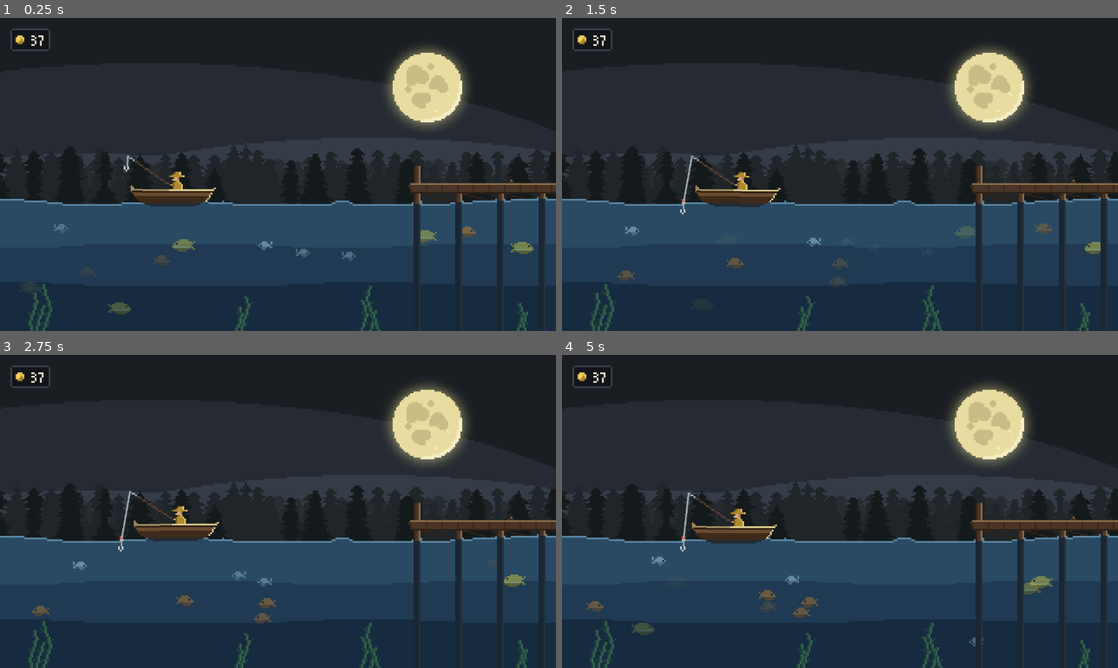
Above: before the commit, frames 1-4 (two rows, left to right).
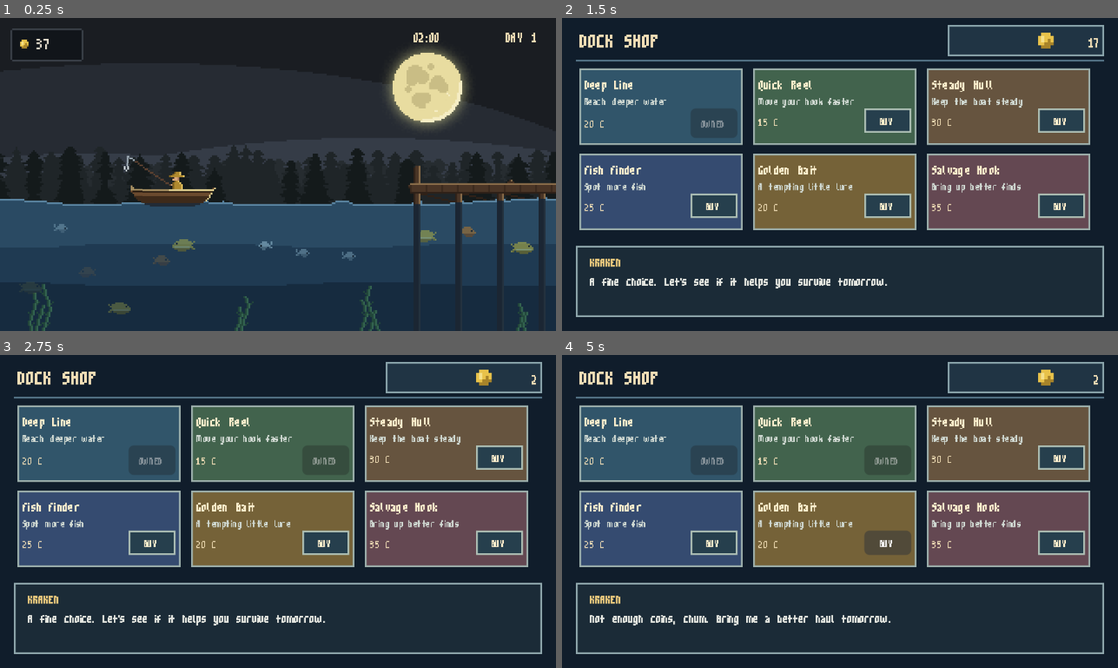
Above: after the commit, the same moments.

Repository: MarkusTLU/fish-or-die
Game: Godot game, scene res://main.tscn
The game is run twice, just before and just after one commit, with the same random seed, the same clock (stepped at 60 frames per second) and the same inputs.
Inputs (mouse positions are in pixels of both pictures, inside the frame that each line leads up to):
- Up to frame 1 (0.25 s): no input
- Up to frame 2 (1.5 s): tap Enter (ui_accept) at 0.5, 0.77 s; hold Up (ui_up) 0.53-1.25 s; tap Space at 0.6 s; tap U at 0.8 s; click (712, 121) at 1.25 s, where only the run after the commit has a clickable "BUY"
- Up to frame 3 (2.75 s): click (328, 458) at 2 s, where only the run after the commit has a clickable "BUY"
- Up to frame 4 (5 s): click (1062, 458) at 2.75 s, where only the run after the commit has a clickable "BUY"; click (712, 542) at 3.5 s, where only the run after the commit has a clickable "BUY"; click (890, 542) at 4.25 s, where only the run after the commit has a clickable "BUY"

The runs differ from the first frame. In frame 1, 0.5% of the frame differs, in the area x 1-97%, y 3-14%; in frame 2, 65%; in frame 3, 65%; in frame 4, 66%, in the area x 0-100%, y 2-100%.

Commit message:
Add fishing minigame, upgrade shop, and day HUD
- Add a timing-based fishing challenge with a fixed green target and moving marker
- Scale target size and marker speed with fish value
- Award coins for catches and sync the HUD and shop counters
- Add a six-card upgrade shop that opens at the end of each two-minute day
- Add a day counter and countdown timer to the HUD
- Keep U as a shortcut for testing the shop

Diff:
--- a/main.tscn
+++ b/main.tscn
@@ -21,6 +21,9 @@
 [ext_resource type="FontFile" uid="uid://cbittsoiqjv5d" path="res://art/ui/m3x6.ttf" id="16_2cqfq"]
 [ext_resource type="Script" path="res://scripts/fish_school.gd" id="20_fish_school"]
 [ext_resource type="Texture2D" path="res://art/ui/paneel.png" id="21_panel"]
+[ext_resource type="Script" path="res://scripts/upgrade_store.gd" id="22_store"]
+[ext_resource type="Script" path="res://scripts/fishing_minigame.gd" id="23_minigame"]
+[ext_resource type="Script" path="res://scripts/day_hud.gd" id="24_day_hud"]
 
 [sub_resource type="StyleBoxTexture" id="StyleBoxTexture_jr6nt"]
 content_margin_left = 3.0
@@ -125,23 +128,35 @@
 [node name="PanelContainer" type="PanelContainer" parent="UI" unique_id=957246023]
 offset_left = 6.0
 offset_top = 6.0
-offset_right = 14.0
-offset_bottom = 12.0
+offset_right = 48.0
+offset_bottom = 25.0
 theme_override_styles/panel = SubResource("StyleBoxTexture_jr6nt")
 
 [node name="HBoxContainer" type="HBoxContainer" parent="UI/PanelContainer" unique_id=1988059988]
 layout_mode = 2
+theme_override_constants/separation = 2
 
 [node name="TextureRect" type="TextureRect" parent="UI/PanelContainer/HBoxContainer" unique_id=1223691404]
 layout_mode = 2
+custom_minimum_size = Vector2(10, 10)
 size_flags_vertical = 4
 texture = ExtResource("15_2cqfq")
 stretch_mode = 3
 
 [node name="Label" type="Label" parent="UI/PanelContainer/HBoxContainer" unique_id=1369602693]
 layout_mode = 2
+custom_minimum_size = Vector2(24, 12)
 theme_override_colors/font_color = Color(0.9098039, 0.8784314, 0.8156863, 1)
 theme_override_fonts/font = SubResource("FontVariation_qlure")
 theme_override_font_sizes/font_size = 16
 text = "37"
 vertical_alignment = 1
+
+[node name="DayHUD" type="Control" parent="UI"]
+script = ExtResource("24_day_hud")
+
+[node name="UpgradeStore" type="Control" parent="UI"]
+script = ExtResource("22_store")
+
+[node name="FishingMinigame" type="Control" parent="UI"]
+script = ExtResource("23_minigame")
--- /dev/null
+++ b/scripts/day_hud.gd
@@ -0,0 +1,62 @@
+extends Control
+
+const FONT = preload("res://art/ui/m3x6.ttf")
+
+@export_range(15.0, 600.0, 15.0) var day_length_seconds := 120.0
+
+@onready var shop = get_node("../UpgradeStore")
+@onready var fishing_minigame = get_node("../FishingMinigame")
+
+var day_number := 1
+var time_remaining := 0.0
+var waiting_for_shop := false
+var day_label: Label
+var timer_label: Label
+
+func _ready() -> void:
+	set_anchors_and_offsets_preset(Control.PRESET_FULL_RECT)
+	mouse_filter = Control.MOUSE_FILTER_IGNORE
+	time_remaining = day_length_seconds
+	timer_label = make_label("02:00", Vector2(210, 4), Vector2(44, 18))
+	timer_label.horizontal_alignment = HORIZONTAL_ALIGNMENT_RIGHT
+	day_label = make_label("DAY 1", Vector2(260, 4), Vector2(50, 18))
+	day_label.horizontal_alignment = HORIZONTAL_ALIGNMENT_RIGHT
+	add_child(day_label)
+	add_child(timer_label)
+	shop.shop_closed.connect(_on_shop_closed)
+	update_hud()
+
+func _process(delta: float) -> void:
+	if waiting_for_shop or shop.visible or fishing_minigame.visible:
+		return
+	time_remaining = maxf(0.0, time_remaining - delta)
+	update_hud()
+	if time_remaining <= 0.0:
+		waiting_for_shop = true
+		timer_label.text = "00:00"
+		shop.open_for_end_of_day()
+
+func make_label(value: String, label_position: Vector2, label_size: Vector2) -> Label:
+	var label := Label.new()
+	label.text = value
+	label.position = label_position
+	label.size = label_size
+	label.add_theme_font_override("font", FONT)
+	label.add_theme_font_size_override("font_size", 14)
+	label.add_theme_color_override("font_color", Color("f2dfb7"))
+	return label
+
+func update_hud() -> void:
+	day_label.text = "DAY %d" % day_number
+	var total_seconds := ceili(time_remaining)
+	var minutes := floori(float(total_seconds) / 60.0)
+	var seconds := total_seconds % 60
+	timer_label.text = "%02d:%02d" % [minutes, seconds]
+
+func _on_shop_closed(ended_day: bool) -> void:
+	if not ended_day:
+		return
+	day_number += 1
+	time_remaining = day_length_seconds
+	waiting_for_shop = false
+	update_hud()
--- a/scripts/fish_school.gd
+++ b/scripts/fish_school.gd
@@ -70,3 +70,34 @@
 		var visibility_wave := (sin(elapsed * swimmer["fade_speed"] + swimmer["phase"]) + 1.0) * 0.5
 		var depth_ratio := inverse_lerp(water_bounds.position.y, water_bounds.end.y, swimmer["depth"])
 		fish.modulate = Color(0.72, 0.88, 0.95, smoothstep(0.15, 0.85, visibility_wave) * lerpf(0.7, 0.4, depth_ratio))
+
+
+func find_fish_near(position: Vector2) -> Sprite2D:
+	for swimmer in school:
+		var fish: Sprite2D = swimmer["sprite"]
+		if not is_instance_valid(fish) or not fish.visible or fish.modulate.a < 0.25:
+			continue
+		var fish_center := fish.position + fish.texture.get_size() * 0.5
+		var horizontal_range := maxf(6.0, fish.texture.get_width() * 0.5)
+		var vertical_range := maxf(5.0, fish.texture.get_height() * 0.5)
+		if absf(fish_center.x - position.x) <= horizontal_range and absf(fish_center.y - position.y) <= vertical_range:
+			return fish
+	return null
+
+
+func get_fish_value(fish: Sprite2D) -> int:
+	if fish.texture == FISH_TEXTURES[0]:
+		return 25
+	if fish.texture == FISH_TEXTURES[1]:
+		return 10
+	return 5
+
+
+func catch_fish(fish: Sprite2D) -> int:
+	var reward := get_fish_value(fish)
+	for index in range(school.size()):
+		if school[index]["sprite"] == fish:
+			school.remove_at(index)
+			break
+	fish.queue_free()
+	return reward
--- /dev/null
+++ b/scripts/fishing_minigame.gd
@@ -0,0 +1,111 @@
+extends Control
+
+signal fish_caught
+signal fish_escaped
+
+const FONT = preload("res://art/ui/m3x6.ttf")
+const METER := Rect2(145, 48, 30, 94)
+const HITS_TO_CATCH := 3
+const MISSES_ALLOWED := 3
+
+var active := false
+var marker_position := 0.15
+var marker_direction := 1.0
+var marker_speed := 0.78
+var target_position := 0.55
+var target_half_height := 0.12
+var hits := 0
+var misses := 0
+var prompt := "TAP SPACE WHEN SQUARE HITS GREEN"
+
+func _ready() -> void:
+	set_anchors_and_offsets_preset(Control.PRESET_FULL_RECT)
+	visible = false
+	mouse_filter = Control.MOUSE_FILTER_STOP
+
+func start_game(fish_value: int) -> void:
+	active = true
+	marker_position = 0.15
+	marker_direction = 1.0
+	var rarity := inverse_lerp(5.0, 25.0, float(fish_value))
+	marker_speed = lerpf(0.62, 1.15, rarity)
+	target_half_height = lerpf(0.16, 0.055, rarity)
+	target_position = randf_range(0.2, 0.8)
+	hits = 0
+	misses = 0
+	prompt = "TAP SPACE WHEN SQUARE HITS GREEN"
+	visible = true
+	queue_redraw()
+
+func _input(event: InputEvent) -> void:
+	if not active:
+		return
+	if event is InputEventKey and event.pressed and not event.echo and event.keycode == KEY_SPACE:
+		try_timing_hit()
+		get_viewport().set_input_as_handled()
+	elif event is InputEventKey and event.pressed and event.keycode == KEY_ESCAPE:
+		finish(false)
+		get_viewport().set_input_as_handled()
+
+func _process(delta: float) -> void:
+	if not active:
+		return
+	marker_position += marker_direction * marker_speed * delta
+	if marker_position < 0.06 or marker_position > 0.94:
+		marker_position = clampf(marker_position, 0.06, 0.94)
+		marker_direction *= -1.0
+	queue_redraw()
+
+func try_timing_hit() -> void:
+	if absf(marker_position - target_position) <= target_half_height:
+		hits += 1
+		if hits >= HITS_TO_CATCH:
+			finish(true)
+			return
+		prompt = "NICE HIT! NEXT WINDOW"
+		marker_speed = minf(marker_speed * 1.12, 1.25)
+	else:
+		misses += 1
+		if misses >= MISSES_ALLOWED:
+			finish(false)
+			return
+		prompt = "MISSED! %d CHANCES LEFT" % (MISSES_ALLOWED - misses)
+	queue_redraw()
+
+func finish(caught: bool) -> void:
+	active = false
+	visible = false
+	if caught:
+		fish_caught.emit()
+	else:
+		fish_escaped.emit()
+
+func _draw() -> void:
+	if not active:
+		return
+	draw_rect(Rect2(Vector2.ZERO, size), Color(0.015, 0.035, 0.055, 0.84))
+	draw_rect(Rect2(72, 22, 176, 140), Color("172b37"))
+	draw_rect(Rect2(72, 22, 176, 140), Color("91a9ae"), false, 1.0)
+	draw_string(FONT, Vector2(104, 39), "LAND THE FISH!", HORIZONTAL_ALIGNMENT_LEFT, -1, 16, Color("f2dfb7"))
+
+	# Time a Space press to stop the moving square inside the green target.
+	draw_rect(METER, Color("0c151e"))
+	draw_rect(METER, Color("94a8a7"), false, 1.0)
+	var target_y := METER.position.y + target_position * METER.size.y
+	var target_rect := Rect2(
+		METER.position.x + 2,
+		target_y - target_half_height * METER.size.y,
+		METER.size.x - 4,
+		target_half_height * 2.0 * METER.size.y
+	)
+	draw_rect(target_rect, Color("5c9b54"))
+	draw_rect(target_rect, Color("b4dc82"), false, 1.0)
+
+	var marker_y := METER.position.y + marker_position * METER.size.y
+	var marker_rect := Rect2(METER.position.x + 7, marker_y - 4, 16, 8)
+	draw_rect(marker_rect, Color("f2dfb7"))
+	draw_rect(marker_rect, Color("ffffff"), false, 1.0)
+
+	var count_text := "HITS  %d/%d      MISSES  %d/%d" % [hits, HITS_TO_CATCH, misses, MISSES_ALLOWED]
+	draw_string(FONT, Vector2(105, 153), count_text, HORIZONTAL_ALIGNMENT_LEFT, -1, 11, Color("d6e0d8"))
+	draw_string(FONT, Vector2(80, 176), prompt, HORIZONTAL_ALIGNMENT_LEFT, 160, 9, Color("e7c77c"))
--- a/scripts/paat.gd
+++ b/scripts/paat.gd
@@ -12,36 +12,47 @@
 const HANG_LENGTH := 6.0           # kui pikalt konks otsas ripub
 const ROD_VECTOR := Vector2(-24, -16)  # käest õnge otsani
 
-enum State { IDLE, CASTING, IN_WATER }
+enum State { IDLE, CASTING, IN_WATER, MINIGAME }
 var state := State.IDLE
 var depth := 0.0
 var fly_t := 0.0   # 0 = konks õnge otsas, 1 = konks vees
 var sailing_time := 0.0
 var rest_position := Vector2.ZERO
 var rest_rotation := 0.0
+var bite_cooldown := 0.0
+var target_fish: Sprite2D
 
 @export var rod: Sprite2D
 @onready var line: Line2D = $Tamiil
 @onready var bobber: Sprite2D = $Ujuk
 @onready var hook: Sprite2D = $Konks
+@onready var fish_school = get_node("../FishSchool")
+@onready var fishing_minigame = get_node("../UI/FishingMinigame")
+@onready var upgrade_store = get_node("../UI/UpgradeStore")
 
 func _ready() -> void:
 	rest_position = position
 	rest_rotation = rotation
 	line.width = 1.0
 	line.default_color = Color("9aa7b0")
+	fishing_minigame.fish_caught.connect(_on_fish_caught)
+	fishing_minigame.fish_escaped.connect(_on_fish_escaped)
 
 # Kus õnge ots praegu on (arvestab pööramist)
 func rod_tip() -> Vector2:
 	return rod.position + ROD_VECTOR.rotated(rod.rotation)
 
 func _process(delta: float) -> void:
+	if bite_cooldown > 0.0:
+		bite_cooldown -= delta
 	sailing_time += delta
 	position = rest_position + Vector2(
 		sin(sailing_time * 0.65) * drift_distance,
 		sin(sailing_time * 1.8) * bob_height
 	)
 	rotation = rest_rotation + sin(sailing_time * 1.35) * rocking_angle
+	if state == State.MINIGAME:
+		return
 
 	if Input.is_action_just_pressed("ui_accept"):
 		if state == State.IDLE:
@@ -78,6 +89,29 @@
 			bobber.position = bob + Vector2(-1, -2)
 			hook.position = hook_pos + Vector2(-2, 0)
 			line.points = PackedVector2Array([tip, bob, hook_pos])
+			try_find_fish(hook.position)
+
+func try_find_fish(hook_local_position: Vector2) -> void:
+	if bite_cooldown > 0.0:
+		return
+	var fish_position: Vector2 = fish_school.to_local(to_global(hook_local_position))
+	target_fish = fish_school.find_fish_near(fish_position)
+	if target_fish != null:
+		state = State.MINIGAME
+		fishing_minigame.start_game(fish_school.get_fish_value(target_fish))
+
+func _on_fish_caught() -> void:
+	if is_instance_valid(target_fish):
+		var reward: int = fish_school.catch_fish(target_fish)
+		upgrade_store.award_coins(reward)
+	target_fish = null
+	state = State.IN_WATER
+	bite_cooldown = 0.8
+
+func _on_fish_escaped() -> void:
+	target_fish = null
+	state = State.IN_WATER
+	bite_cooldown = 1.5
 
 func start_cast() -> void:
 	state = State.CASTING
--- /dev/null
+++ b/scripts/upgrade_store.gd
@@ -0,0 +1,200 @@
+extends Control
+
+signal shop_closed(ended_day: bool)
+
+const FONT = preload("res://art/ui/m3x6.ttf")
+const COIN_ICON = preload("res://art/ui/ikoon_kuld.png")
+const STARTING_COINS := 37
+
+@onready var coins_hud: Label = get_node("../PanelContainer/HBoxContainer/Label")
+@onready var boat: Node2D = get_node("../../Paat")
+
+var coins := STARTING_COINS
+var shop_panel: Control
+var coins_label: Label
+var dialogue_label: Label
+var end_day_shop := false
+var card_buttons: Dictionary = {}
+var levels := {
+	"Deep Line": 0,
+	"Quick Reel": 0,
+	"Steady Hull": 0,
+	"Fish Finder": 0,
+	"Golden Bait": 0,
+	"Salvage Hook": 0,
+}
+
+const ITEMS := [
+	{"name": "Deep Line", "description": "Reach deeper water", "price": 20, "tint": Color("31556a")},
+	{"name": "Quick Reel", "description": "Move your hook faster", "price": 15, "tint": Color("42634d")},
+	{"name": "Steady Hull", "description": "Keep the boat steady", "price": 30, "tint": Color("66543f")},
+	{"name": "Fish Finder", "description": "Spot more fish", "price": 25, "tint": Color("354b70")},
+	{"name": "Golden Bait", "description": "A tempting little lure", "price": 20, "tint": Color("756238")},
+	{"name": "Salvage Hook", "description": "Bring up better finds", "price": 35, "tint": Color("644852")},
+]
+
+func _ready() -> void:
+	coins_hud.text = str(coins)
+	shop_panel = self
+	build_shop()
+	shop_panel.visible = false
+
+func _unhandled_input(event: InputEvent) -> void:
+	if event is InputEventKey and event.pressed and not event.echo and event.keycode == KEY_U:
+		if shop_panel.visible:
+			shop_panel.visible = false
+			var ended_day := end_day_shop
+			end_day_shop = false
+			shop_closed.emit(ended_day)
+		else:
+			shop_panel.visible = true
+		get_viewport().set_input_as_handled()
+
+func open_for_end_of_day() -> void:
+	end_day_shop = true
+	shop_panel.visible = true
+
+func build_shop() -> void:
+	set_anchors_and_offsets_preset(Control.PRESET_FULL_RECT)
+	mouse_filter = Control.MOUSE_FILTER_STOP
+
+	# Opaque deep-water backdrop makes this read as a separate end-of-day screen.
+	var backdrop := ColorRect.new()
+	backdrop.color = Color("101d2b")
+	backdrop.set_anchors_and_offsets_preset(Control.PRESET_FULL_RECT)
+	backdrop.mouse_filter = Control.MOUSE_FILTER_IGNORE
+	add_child(backdrop)
+
+	var top_rule := ColorRect.new()
+	top_rule.position = Vector2(8, 24)
+	top_rule.size = Vector2(304, 1)
+	top_rule.color = Color("557487")
+	backdrop.add_child(top_rule)
+
+	var title := make_label("DOCK SHOP", 20, Color("f2dfb7"))
+	title.position = Vector2(10, 3)
+	title.size = Vector2(100, 20)
+	add_child(title)
+
+	var coin_box := PanelContainer.new()
+	coin_box.position = Vector2(222, 4)
+	coin_box.size = Vector2(90, 18)
+	coin_box.add_theme_stylebox_override("panel", panel_style(Color("203444"), Color("8ca6ad"), 1, 2))
+	add_child(coin_box)
+	var coin_row := HBoxContainer.new()
+	coin_row.alignment = BoxContainer.ALIGNMENT_END
+	coin_row.add_theme_constant_override("separation", 3)
+	coin_box.add_child(coin_row)
+	var coin_icon := TextureRect.new()
+	coin_icon.texture = COIN_ICON
+	coin_icon.custom_minimum_size = Vector2(9, 9)
+	coin_icon.stretch_mode = TextureRect.STRETCH_KEEP_ASPECT_CENTERED
+	coin_row.add_child(coin_icon)
+	coins_label = make_label(str(coins), 14, Color("f2dfb7"))
+	coins_label.custom_minimum_size = Vector2(24, 12)
+	coins_label.horizontal_alignment = HORIZONTAL_ALIGNMENT_RIGHT
+	coin_row.add_child(coins_label)
+
+	for index in range(ITEMS.size()):
+		var item: Dictionary = ITEMS[index]
+		var card := make_card(item)
+		card.position = Vector2(10 + (index % 3) * 100, 29 + floori(float(index) / 3.0) * 49)
+		add_child(card)
+
+	var dialogue_box := PanelContainer.new()
+	dialogue_box.position = Vector2(8, 131)
+	dialogue_box.size = Vector2(304, 41)
+	dialogue_box.add_theme_stylebox_override("panel", panel_style(Color("1b2b37"), Color("91a9ae"), 1, 4))
+	add_child(dialogue_box)
+	var dialogue_content := Control.new()
+	dialogue_box.add_child(dialogue_content)
+	var speaker := make_label("KRAKEN", 12, Color("e7c77c"))
+	speaker.position = Vector2(4, 0)
+	speaker.size = Vector2(50, 12)
+	dialogue_content.add_child(speaker)
+	dialogue_label = make_label("Oh, you survived another day. Better gear might keep you alive tomorrow.", 12, Color("e3e5df"))
+	dialogue_label.position = Vector2(4, 11)
+	dialogue_label.size = Vector2(285, 25)
+	dialogue_label.autowrap_mode = TextServer.AUTOWRAP_WORD_SMART
+	dialogue_content.add_child(dialogue_label)
+
+func make_card(item: Dictionary) -> PanelContainer:
+	var card := PanelContainer.new()
+	card.size = Vector2(94, 44)
+	card.add_theme_stylebox_override("panel", panel_style(item["tint"], Color("9eb1ad"), 1, 3))
+	var content := VBoxContainer.new()
+	content.add_theme_constant_override("separation", 0)
+	card.add_child(content)
+	var title := make_label(item["name"], 13, Color("fff0ce"))
+	title.size = Vector2(82, 11)
+	content.add_child(title)
+	var description := make_label(item["description"], 10, Color("d0d9d2"))
+	description.size = Vector2(82, 10)
+	content.add_child(description)
+	var footer := HBoxContainer.new()
+	footer.add_theme_constant_override("separation", 2)
+	content.add_child(footer)
+	var price := make_label("%d C" % item["price"], 11, Color("f2dfb7"))
+	price.size_flags_horizontal = Control.SIZE_EXPAND_FILL
+	footer.add_child(price)
+	var buy_button := Button.new()
+	buy_button.text = "BUY"
+	buy_button.custom_minimum_size = Vector2(27, 14)
+	buy_button.add_theme_font_override("font", FONT)
+	buy_button.add_theme_font_size_override("font_size", 10)
+	buy_button.add_theme_color_override("font_color", Color("fff0ce"))
+	buy_button.add_theme_stylebox_override("normal", panel_style(Color("263f4d"), Color("aec0b5"), 1, 1))
+	buy_button.pressed.connect(purchase.bind(item))
+	footer.add_child(buy_button)
+	card_buttons[item["name"]] = buy_button
+	return card
+
+func make_label(value: String, font_size: int, color: Color) -> Label:
+	var label := Label.new()
+	label.text = value
+	label.add_theme_font_override("font", FONT)
+	label.add_theme_font_size_override("font_size", font_size)
+	label.add_theme_color_override("font_color", color)
+	return label
+
+func panel_style(fill: Color, border: Color, border_width: int, margin: int) -> StyleBoxFlat:
+	var style := StyleBoxFlat.new()
+	style.bg_color = fill
+	style.border_color = border
+	style.set_border_width_all(border_width)
+	style.set_content_margin_all(margin)
+	return style
+
+func purchase(item: Dictionary) -> void:
+	var item_name: String = item["name"]
+	var price: int = item["price"]
+	if int(levels[item_name]) > 0:
+		dialogue_label.text = "You already bought that one, chum."
+		return
+	if coins < price:
+		dialogue_label.text = "Not enough coins, chum. Bring me a better haul tomorrow."
+		return
+	coins -= price
+	levels[item_name] += 1
+	coins_label.text = str(coins)
+	coins_hud.text = str(coins)
+	apply_upgrade(item_name)
+	dialogue_label.text = "A fine choice. Let's see if it helps you survive tomorrow."
+	var button: Button = card_buttons[item_name]
+	button.text = "OWNED"
+	button.disabled = true
+
+func award_coins(amount: int) -> void:
+	coins += amount
+	coins_hud.text = str(coins)
+	if is_instance_valid(coins_label):
+		coins_label.text = str(coins)
+
+func apply_upgrade(item_name: String) -> void:
+	match item_name:
+		"Deep Line":
+			boat.max_depth += 10.0
+		"Quick Reel":
+			boat.speed += 12.0
+		"Steady Hull":
+			boat.drift_distance = maxf(0.0, boat.drift_distance - 0.5)
Not shown, added: scripts/day_hud.gd.uid
Not shown, added: scripts/fishing_minigame.gd.uid
Not shown, added: scripts/upgrade_store.gd.uid
